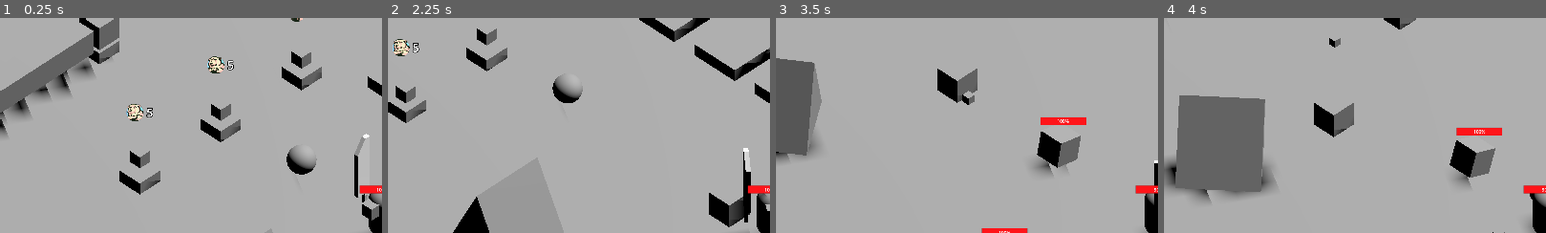
Above: before the commit, frames 1-4 (left to right).
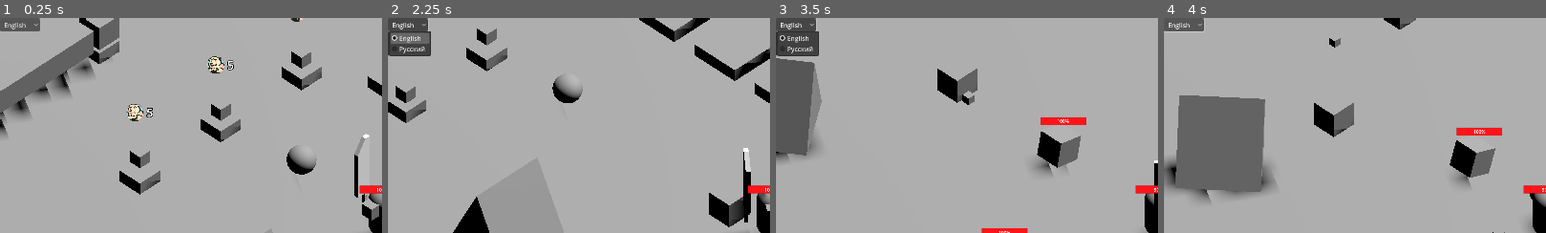
Above: after the commit, the same moments.

Repository: Scrawach/cybertale
Game: Godot game, scene res://root.tscn
Two runs of this game, one before a commit and one after it. Both use one fixed random seed, a clock stepped at 60 frames per second and the inputs below.
Inputs (mouse positions are % of the whole screen's width and height, from its top left):
- Up to frame 1 (0.25 s): no input
- Up to frame 2 (2.25 s): click (3, 1) at 0.5 s, where only the run after the commit has a clickable "English"; move the mouse to (72, 45) at 1.27 s; hold D (move_right) 1.28-2.03 s; click (72, 45) at 1.35 s; move the mouse to (30, 55) at 2.02 s; hold S (move_backward) from 2.03 s (still down); tap Space (dash) at 2.1 s
- Up to frame 3 (3.5 s): move the mouse to (60, 28) at 2.77 s; release S (move_backward) at 2.78 s; hold D (move_right) from 2.78 s (still down); hold E (interact) from 2.78 s (still down)
- Up to frame 4 (4 s): move the mouse to (45, 70) at 3.52 s; release D (move_right) at 3.53 s; release E (interact) at 3.53 s; hold W (move_forward) from 3.53 s (still down); click (45, 70) at 3.6 s
The pictures show only the part of the screen within x 0-50%, y 0-50%; the shares and areas given below are measured in that part.

The runs differ from the first frame. In frame 1, 0.6% of the frame differs, in the area x 0-11%, y 0-7%; in frame 2, 1.8%; in frame 3, 1.8%, in the area x 0-12%, y 0-18%; in frame 4, 0.7%.

Commit message:
feature: add localization button, fixed locale troubles for shop items

Diff:
--- a/src/gameplay/hero/inventory.gd
+++ b/src/gameplay/hero/inventory.gd
@@ -9,6 +9,9 @@
 	value += coin_count
 	coins_changed.emit(value)
 
+func has_enough_coins(target: int) -> bool:
+	return value >= target
+
 func substract(coins: int) -> void:
 	value -= coins
 	coins_changed.emit(value)
--- a/src/gameplay/shop/shop_item_place.gd
+++ b/src/gameplay/shop/shop_item_place.gd
@@ -17,6 +17,9 @@
 func initialize() -> void:
 	var view: Node3D = item.view.instantiate()
 	item_view.add_child(view)
+	setup_tooltips()
+
+func setup_tooltips() -> void:
 	tooltip.setup(item.get_tooltip_text())
 	price_tooltip.setup(str(item.price))
 	buy_tooltip.setup(tr("BUY_INTERACT_KEY"))
@@ -40,10 +43,16 @@
 	collision.disabled = true
 	return true
 
+func _notification(what: int) -> void:
+	if what == NOTIFICATION_TRANSLATION_CHANGED and buy_tooltip != null:
+		setup_tooltips()
+
 func _on_area_3d_body_entered(body: Hero) -> void:
 	target = body
 	tooltip.visible = true
-	buy_tooltip.visible = true
+
+	if body.inventory.has_enough_coins(item.price):
+		buy_tooltip.visible = true
 
 func _on_area_3d_body_exited(body: Hero) -> void:
 	if body != target:
--- a/src/root.tscn
+++ b/src/root.tscn
@@ -10,6 +10,7 @@
 [ext_resource type="PackedScene" uid="uid://dolepn0oqhymo" path="res://gameplay/enemies/boss/boss.tscn" id="7_huihk"]
 [ext_resource type="PackedScene" uid="uid://gbxjv8xjs2b1" path="res://gameplay/enemies/floating/floating_sphere.tscn" id="9_tw3kd"]
 [ext_resource type="PackedScene" uid="uid://deqsey4x7eakf" path="res://gameplay/environment/box.tscn" id="10_tw3kd"]
+[ext_resource type="Script" uid="uid://d35nxihjtikcy" path="res://localization/language_option.gd" id="11_gd4vy"]
 
 [sub_resource type="ProceduralSkyMaterial" id="ProceduralSkyMaterial_vho56"]
 sky_horizon_color = Color(0.662243, 0.671743, 0.686743, 1)
@@ -103,3 +104,19 @@
 transform = Transform3D(1, 0, 0, 0, 1, 0, 0, 0, 1, -8, 0, 0)
 
 [node name="CanvasLayer" type="CanvasLayer" parent="."]
+
+[node name="Menu" type="Control" parent="CanvasLayer"]
+layout_mode = 3
+anchors_preset = 15
+anchor_right = 1.0
+anchor_bottom = 1.0
+grow_horizontal = 2
+grow_vertical = 2
+mouse_filter = 1
+
+[node name="LanguageOption" type="OptionButton" parent="CanvasLayer/Menu"]
+layout_mode = 0
+offset_right = 32.0
+offset_bottom = 20.0
+script = ExtResource("11_gd4vy")
+metadata/_custom_type_script = "uid://d35nxihjtikcy"
Not shown: 1 places in src/root.tscn that only renumber resources
